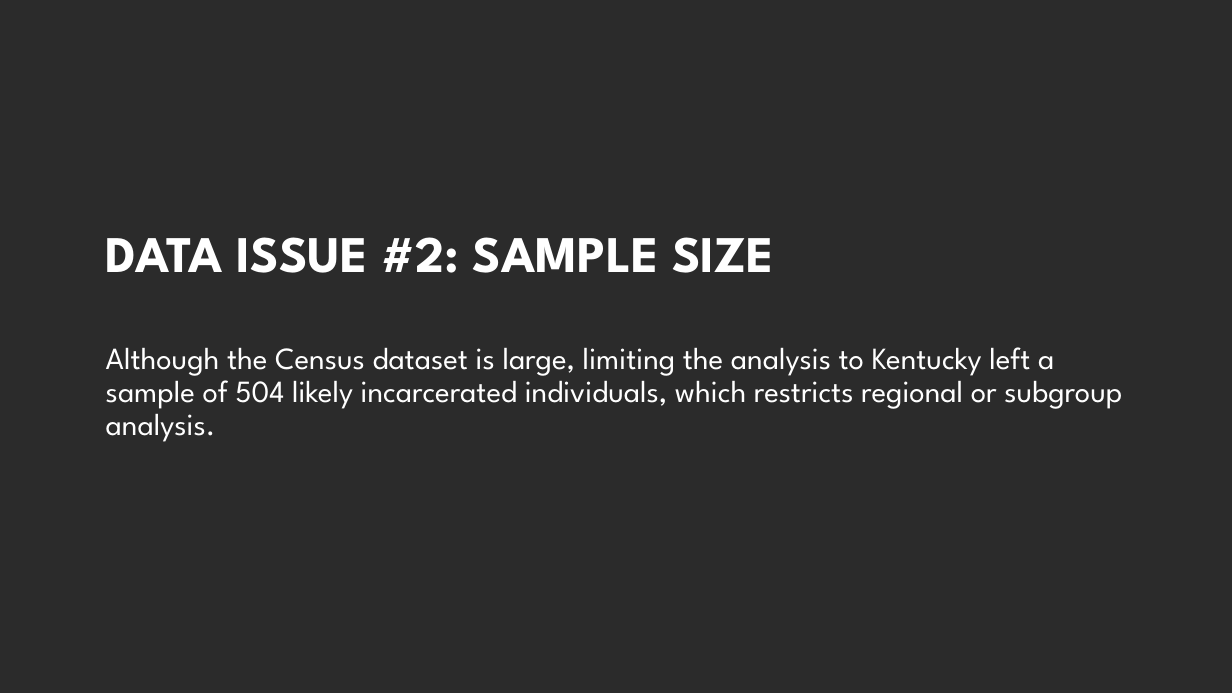
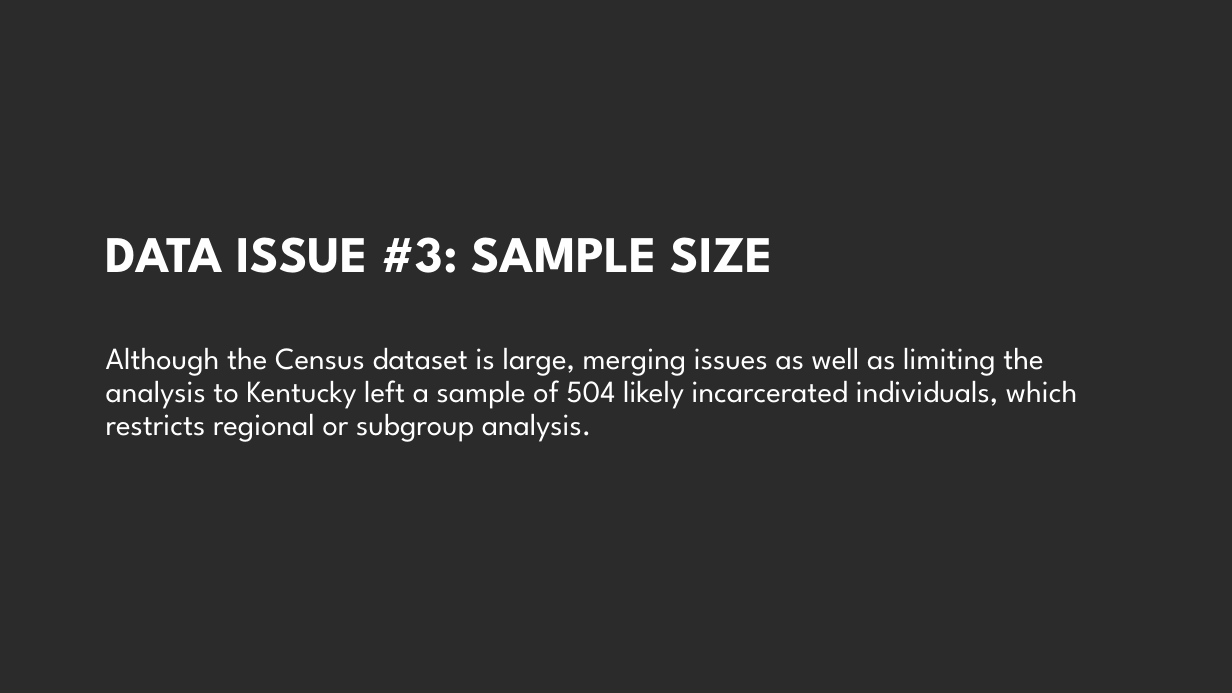
Before and after one commit to ashley-skidmore/prison_to_profession, a slide deck: slide 11 of deliverables/project_presentation.pptx (slide 10 before the commit). Drawn at 1232x693 pixels with LibreOffice and Linux fonts; fonts in the diff are those of the drawing; background and template pictures are left out; a plain dark background stands for a picture behind light text. Boxes give left, top, right and bottom in pixels: in the first picture for what was removed or moved away, otherwise in the second. Text is boxed around its words. In the diff, an @@ line names an element or a change of style, - is before the commit and + after.

Commit message:
updated presentation files with additional considerations and applications for data

```diff
--- a/deliverables/project_presentation.pptx
+++ b/deliverables/project_presentation.pptx
@@ title at [106,237,773,273]: text changed @@
-DATA ISSUE #2: SAMPLE SIZE
+DATA ISSUE #3: SAMPLE SIZE
@@ text at [106,347,1077,442]: text changed @@
-Although the Census dataset is large, limiting the analysis to Kentucky left a sample of 504 likely incarcerated individuals, which restricts regional or subgroup analysis.
+Although the Census dataset is large, merging issues as well as limiting the analysis to Kentucky left a sample of 504 likely incarcerated individuals, which restricts regional or subgroup analysis.
```
Also in this commit, not shown: 3 slides added, 1 slide removed, 1 other file.
